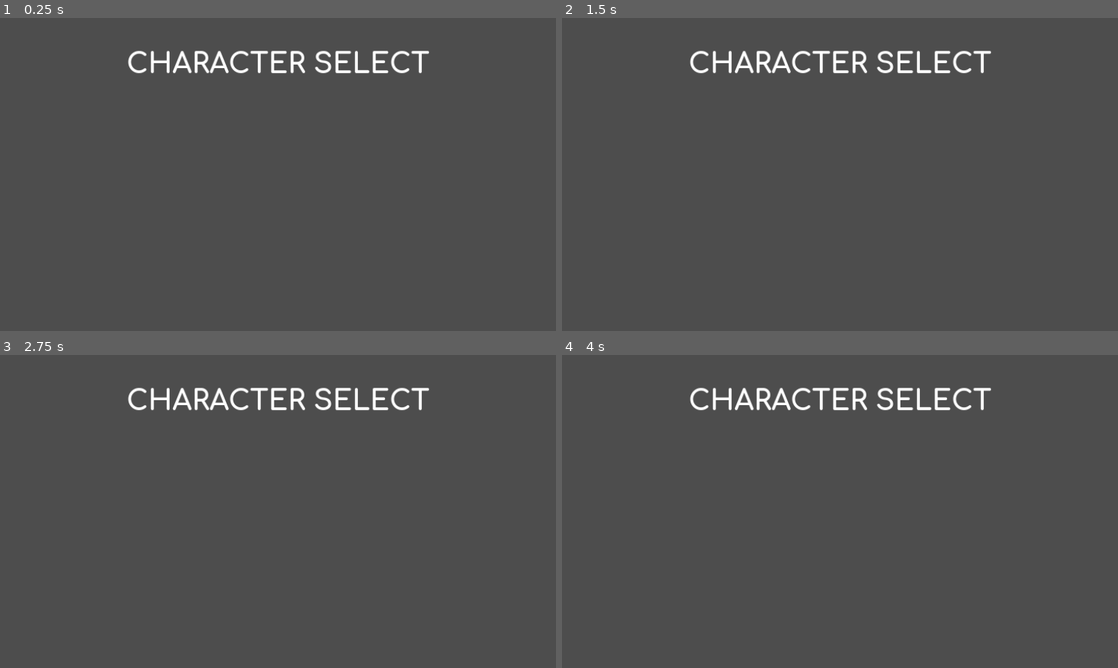
Above: before the commit, frames 1-4 (two rows, left to right).
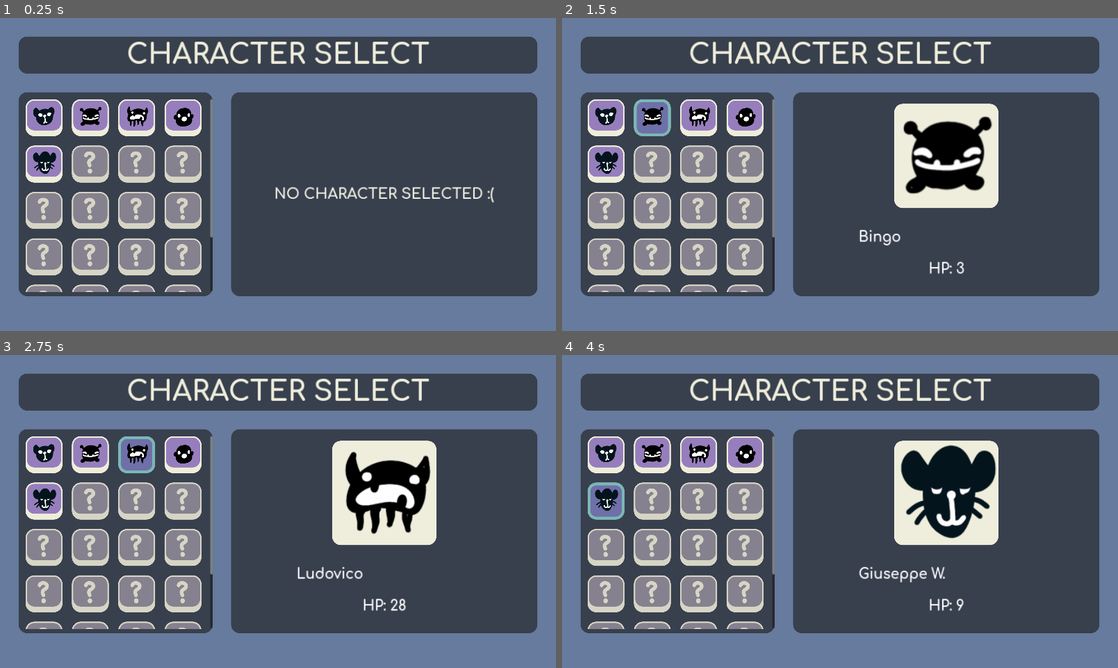
Above: after the commit, the same moments.

Repository: joancardonasa/godot-character-select
Game: Godot game, scene res://src/character_select.tscn
The game is run twice, just before and just after one commit, with the same random seed, the same clock (stepped at 60 frames per second) and the same inputs. Before the commit the project has no main scene; this scene is started directly in both runs.
Inputs (mouse positions are in pixels of both pictures, inside the frame that each line leads up to):
- Up to frame 1 (0.25 s): no input
- Up to frame 2 (1.5 s): click (606, 118) at 0.52 s; click (650, 118) at 1.27 s
- Up to frame 3 (2.75 s): click (139, 455) at 2.02 s
- Up to frame 4 (4 s): click (745, 455) at 2.77 s; click (606, 502) at 3.52 s

The runs differ from the first frame. In frame 1, 47% of the frame differs, in the area x 0-100%, y 0-100%; in frame 2, 52%; in frame 3, 52%; in frame 4, 52%.

Commit message:
Finish implementing character select

Diff:
--- a/project.godot
+++ b/project.godot
@@ -11,8 +11,13 @@
 [application]
 
 config/name="CharacterSelect"
+run/main_scene="res://src/character_select.tscn"
 config/features=PackedStringArray("4.1", "GL Compatibility")
 config/icon="res://icon.svg"
+
+[autoload]
+
+Events="*res://src/events.gd"
 
 [display]
 
--- /dev/null
+++ b/src/UI/project_theme.tres
@@ -0,0 +1,57 @@
+[gd_resource type="Theme" load_steps=6 format=3 uid="uid://ditwlu22bcn54"]
+
+[sub_resource type="StyleBoxFlat" id="StyleBoxFlat_rc21i"]
+bg_color = Color(0.52549, 0.505882, 0.560784, 1)
+border_width_left = 5
+border_width_top = 5
+border_width_right = 5
+border_width_bottom = 20
+border_color = Color(0.839216, 0.835294, 0.772549, 1)
+corner_radius_top_left = 30
+corner_radius_top_right = 30
+corner_radius_bottom_right = 30
+corner_radius_bottom_left = 30
+
+[sub_resource type="StyleBoxEmpty" id="StyleBoxEmpty_mdf80"]
+
+[sub_resource type="StyleBoxFlat" id="StyleBoxFlat_o20kk"]
+bg_color = Color(0.760784, 0.698039, 0.870588, 1)
+border_width_left = 5
+border_width_top = 5
+border_width_right = 5
+border_width_bottom = 20
+corner_radius_top_left = 30
+corner_radius_top_right = 30
+corner_radius_bottom_right = 30
+corner_radius_bottom_left = 30
+
+[sub_resource type="StyleBoxFlat" id="StyleBoxFlat_me20d"]
+bg_color = Color(0.588235, 0.494118, 0.741176, 1)
+border_width_left = 5
+border_width_top = 5
+border_width_right = 5
+border_width_bottom = 20
+border_color = Color(0.933333, 0.929412, 0.854902, 1)
+corner_radius_top_left = 30
+corner_radius_top_right = 30
+corner_radius_bottom_right = 30
+corner_radius_bottom_left = 30
+
+[sub_resource type="StyleBoxFlat" id="StyleBoxFlat_25r76"]
+bg_color = Color(0.434118, 0.435153, 0.661632, 1)
+border_width_left = 10
+border_width_top = 10
+border_width_right = 10
+border_width_bottom = 10
+border_color = Color(0.482353, 0.717647, 0.705882, 1)
+corner_radius_top_left = 30
+corner_radius_top_right = 30
+corner_radius_bottom_right = 30
+corner_radius_bottom_left = 30
+
+[resource]
+Button/styles/disabled = SubResource("StyleBoxFlat_rc21i")
+Button/styles/focus = SubResource("StyleBoxEmpty_mdf80")
+Button/styles/hover = SubResource("StyleBoxFlat_o20kk")
+Button/styles/normal = SubResource("StyleBoxFlat_me20d")
+Button/styles/pressed = SubResource("StyleBoxFlat_25r76")
--- /dev/null
+++ b/src/character_button.gd
@@ -0,0 +1,22 @@
+extends Button
+class_name CharacterButton
+
+@export var character_profile: CharacterProfile
+
+@onready var character_icon: TextureRect = $CharacterIcon
+
+
+func _ready():
+    if !character_profile:
+        disabled = true
+        character_icon.self_modulate = Color("d6d5c5")
+        return
+    self.toggled.connect(_on_toggle)
+
+    character_icon.self_modulate = Color.WHITE
+    character_icon.texture = character_profile.character_portrait
+
+
+func _on_toggle(pressed: bool):
+    if pressed:
+        Events.selected_character.emit(character_profile)
--- /dev/null
+++ b/src/character_button.tscn
@@ -0,0 +1,30 @@
+[gd_scene load_steps=4 format=3 uid="uid://d1rqss1oma3yj"]
+
+[ext_resource type="Theme" uid="uid://ditwlu22bcn54" path="res://src/UI/project_theme.tres" id="1_w3qye"]
+[ext_resource type="Script" path="res://src/character_button.gd" id="2_w2c76"]
+[ext_resource type="Texture2D" uid="uid://c3rvyihhpjvdd" path="res://assets/characters/locked.png" id="3_gdreg"]
+
+[node name="CharacterButton" type="Button"]
+custom_minimum_size = Vector2(128, 128)
+offset_right = 64.0
+offset_bottom = 64.0
+theme = ExtResource("1_w3qye")
+toggle_mode = true
+script = ExtResource("2_w2c76")
+
+[node name="CharacterIcon" type="TextureRect" parent="."]
+layout_mode = 1
+anchors_preset = 8
+anchor_left = 0.5
+anchor_top = 0.5
+anchor_right = 0.5
+anchor_bottom = 0.5
+offset_left = -48.0
+offset_top = -48.0
+offset_right = 48.0
+offset_bottom = 40.0
+grow_horizontal = 2
+grow_vertical = 2
+texture = ExtResource("3_gdreg")
+expand_mode = 3
+stretch_mode = 5
--- /dev/null
+++ b/src/character_profiles/anthony.tres
@@ -0,0 +1,10 @@
+[gd_resource type="Resource" script_class="CharacterProfile" load_steps=3 format=3 uid="uid://cr4kblg4uchpr"]
+
+[ext_resource type="Script" path="res://src/character_profiles/character_profile.gd" id="1_baotb"]
+[ext_resource type="Texture2D" uid="uid://b0me1crcslsop" path="res://assets/characters/char1.png" id="1_jlsft"]
+
+[resource]
+script = ExtResource("1_baotb")
+character_name = "Anthony"
+character_portrait = ExtResource("1_jlsft")
+character_hp = 6
--- /dev/null
+++ b/src/character_profiles/bingo.tres
@@ -0,0 +1,10 @@
+[gd_resource type="Resource" script_class="CharacterProfile" load_steps=3 format=3 uid="uid://dqs0pwxgpmqk6"]
+
+[ext_resource type="Script" path="res://src/character_profiles/character_profile.gd" id="1_0kn86"]
+[ext_resource type="Texture2D" uid="uid://bjc4iwoa7sc1t" path="res://assets/characters/char5.png" id="1_vpslo"]
+
+[resource]
+script = ExtResource("1_0kn86")
+character_name = "Bingo"
+character_portrait = ExtResource("1_vpslo")
+character_hp = 3
--- /dev/null
+++ b/src/character_profiles/chad.tres
@@ -0,0 +1,10 @@
+[gd_resource type="Resource" script_class="CharacterProfile" load_steps=3 format=3 uid="uid://cw4wptbgds4mq"]
+
+[ext_resource type="Script" path="res://src/character_profiles/character_profile.gd" id="1_oj7ej"]
+[ext_resource type="Texture2D" uid="uid://bgt1top28y2nf" path="res://assets/characters/char6.png" id="1_q8b21"]
+
+[resource]
+script = ExtResource("1_oj7ej")
+character_name = "Chad"
+character_portrait = ExtResource("1_q8b21")
+character_hp = 4
--- /dev/null
+++ b/src/character_profiles/character_profile.gd
@@ -0,0 +1,6 @@
+extends Resource
+class_name CharacterProfile
+
+@export var character_name: String
+@export var character_portrait: Texture
+@export var character_hp: int
--- /dev/null
+++ b/src/character_profiles/ludovico.tres
@@ -0,0 +1,10 @@
+[gd_resource type="Resource" script_class="CharacterProfile" load_steps=3 format=3 uid="uid://diuy45gwfirr8"]
+
+[ext_resource type="Script" path="res://src/character_profiles/character_profile.gd" id="1_buidt"]
+[ext_resource type="Texture2D" uid="uid://dqd3q2yw7jla1" path="res://assets/characters/char4.png" id="1_uvxgv"]
+
+[resource]
+script = ExtResource("1_buidt")
+character_name = "Ludovico"
+character_portrait = ExtResource("1_uvxgv")
+character_hp = 28
--- /dev/null
+++ b/src/character_profiles/samuel.tres
@@ -0,0 +1,10 @@
+[gd_resource type="Resource" script_class="CharacterProfile" load_steps=3 format=3 uid="uid://h2vyujn1x27c"]
+
+[ext_resource type="Texture2D" uid="uid://b4rn5mfcy56kb" path="res://assets/characters/char2.png" id="1_by6n3"]
+[ext_resource type="Script" path="res://src/character_profiles/character_profile.gd" id="1_j5f32"]
+
+[resource]
+script = ExtResource("1_j5f32")
+character_name = "Giuseppe W."
+character_portrait = ExtResource("1_by6n3")
+character_hp = 9
--- /dev/null
+++ b/src/character_select.gd
@@ -0,0 +1,35 @@
+class_name CharacterSelect extends Node
+
+@onready var no_character_selected_label: Label = %NoCharacterSelectedLabel
+
+@onready var character_profile_info: Control = %CharacterProfileInfo
+@onready var character_portrait: TextureRect = %CharacterPortrait
+@onready var hp_label: Label = %HPLabel
+@onready var name_label: Label = %NameLabel
+
+@onready var character_buttons: Array = %ButtonGridContainer.get_children()
+
+func _ready():
+    Events.selected_character.connect(_on_events_selected_character)
+
+    var button_group: ButtonGroup = ButtonGroup.new()
+    button_group.allow_unpress = true
+
+    for char_button in character_buttons:
+        char_button.button_group = button_group
+
+    no_character_selected_label.visible = true
+    character_profile_info.visible = false
+
+
+func _on_events_selected_character(character_profile: CharacterProfile):
+    if !character_profile:
+        return
+
+    no_character_selected_label.visible = false
+
+    name_label.text = character_profile.character_name
+    hp_label.text = "HP: " + str(character_profile.character_hp)
+    character_portrait.texture = character_profile.character_portrait
+
+    character_profile_info.visible = true
--- a/src/character_select.tscn
+++ b/src/character_select.tscn
@@ -1,12 +1,45 @@
-[gd_scene load_steps=3 format=3 uid="uid://cv6j1evvcaeyt"]
+[gd_scene load_steps=15 format=3 uid="uid://cv6j1evvcaeyt"]
 
 [ext_resource type="FontFile" uid="uid://cqd674bbs15wv" path="res://assets/fonts/Comfortaa/static/Comfortaa-Bold.ttf" id="1_sg7pt"]
+[ext_resource type="Script" path="res://src/character_select.gd" id="1_td1hr"]
+[ext_resource type="PackedScene" uid="uid://d1rqss1oma3yj" path="res://src/character_button.tscn" id="2_obwq3"]
+[ext_resource type="Resource" uid="uid://cr4kblg4uchpr" path="res://src/character_profiles/anthony.tres" id="4_ns12o"]
+[ext_resource type="Resource" uid="uid://dqs0pwxgpmqk6" path="res://src/character_profiles/bingo.tres" id="5_mrpql"]
+[ext_resource type="Resource" uid="uid://diuy45gwfirr8" path="res://src/character_profiles/ludovico.tres" id="6_rfgp7"]
+[ext_resource type="Resource" uid="uid://cw4wptbgds4mq" path="res://src/character_profiles/chad.tres" id="7_tsr57"]
+[ext_resource type="Resource" uid="uid://h2vyujn1x27c" path="res://src/character_profiles/samuel.tres" id="8_ush0m"]
+[ext_resource type="Texture2D" uid="uid://dp26386lsvver" path="res://assets/characters/char7.png" id="9_m5e46"]
 
 [sub_resource type="LabelSettings" id="LabelSettings_ct76c"]
 font = ExtResource("1_sg7pt")
 font_size = 96
+font_color = Color(0.933333, 0.929412, 0.854902, 1)
+
+[sub_resource type="StyleBoxFlat" id="StyleBoxFlat_o5dot"]
+bg_color = Color(0.219608, 0.25098, 0.305882, 1)
+corner_radius_top_left = 30
+corner_radius_top_right = 30
+corner_radius_bottom_right = 30
+corner_radius_bottom_left = 30
+
+[sub_resource type="LabelSettings" id="LabelSettings_vgwcx"]
+font = ExtResource("1_sg7pt")
+font_size = 50
+font_color = Color(0.94902, 0.945098, 0.890196, 1)
+
+[sub_resource type="StyleBoxFlat" id="StyleBoxFlat_nudh8"]
+bg_color = Color(0.937255, 0.933333, 0.866667, 1)
+corner_radius_top_left = 30
+corner_radius_top_right = 30
+corner_radius_bottom_right = 30
+corner_radius_bottom_left = 30
+
+[sub_resource type="LabelSettings" id="LabelSettings_5j6y0"]
+font = ExtResource("1_sg7pt")
+font_size = 48
 
 [node name="CharacterSelect" type="Node"]
+script = ExtResource("1_td1hr")
 
 [node name="CanvasLayer" type="CanvasLayer" parent="."]
 
@@ -19,22 +52,257 @@
 grow_vertical = 2
 
 [node name="Background" type="ColorRect" parent="CanvasLayer/Control"]
-visible = false
-layout_mode = 1
-anchors_preset = 15
-anchor_right = 1.0
-anchor_bottom = 1.0
-grow_horizontal = 2
-grow_vertical = 2
+layout_mode = 1
+anchors_preset = 15
+anchor_right = 1.0
+anchor_bottom = 1.0
+grow_horizontal = 2
+grow_vertical = 2
+color = Color(0.4, 0.482353, 0.615686, 1)
 
 [node name="TitleLabel" type="Label" parent="CanvasLayer/Control"]
 layout_mode = 1
 anchors_preset = 10
 anchor_right = 1.0
 offset_top = 64.0
-offset_bottom = 256.0
+offset_bottom = 192.0
 grow_horizontal = 2
 text = "CHARACTER SELECT"
 label_settings = SubResource("LabelSettings_ct76c")
 horizontal_alignment = 1
 vertical_alignment = 1
+
+[node name="Panel" type="Panel" parent="CanvasLayer/Control/TitleLabel"]
+show_behind_parent = true
+layout_mode = 1
+anchors_preset = 15
+anchor_right = 1.0
+anchor_bottom = 1.0
+offset_left = 64.0
+offset_right = -64.0
+grow_horizontal = 2
+grow_vertical = 2
+theme_override_styles/panel = SubResource("StyleBoxFlat_o5dot")
+
+[node name="HBoxContainer" type="HBoxContainer" parent="CanvasLayer/Control"]
+layout_mode = 1
+anchors_preset = 14
+anchor_top = 0.5
+anchor_right = 1.0
+anchor_bottom = 0.5
+offset_left = 64.0
+offset_top = -284.0
+offset_right = -64.0
+offset_bottom = 420.0
+grow_horizontal = 2
+grow_vertical = 2
+theme_override_constants/separation = 64
+alignment = 1
+
+[node name="CharacterGrid" type="Control" parent="CanvasLayer/Control/HBoxContainer"]
+custom_minimum_size = Vector2(670, 700)
+layout_mode = 2
+size_flags_horizontal = 0
+
+[node name="Panel" type="Panel" parent="CanvasLayer/Control/HBoxContainer/CharacterGrid"]
+layout_mode = 1
+anchors_preset = 15
+anchor_right = 1.0
+anchor_bottom = 1.0
+grow_horizontal = 2
+grow_vertical = 2
+theme_override_styles/panel = SubResource("StyleBoxFlat_o5dot")
+
+[node name="ScrollContainer" type="ScrollContainer" parent="CanvasLayer/Control/HBoxContainer/CharacterGrid"]
+layout_mode = 1
+anchors_preset = 15
+anchor_right = 1.0
+anchor_bottom = 1.0
+offset_left = 24.0
+offset_top = 24.0
+offset_bottom = -16.0
+grow_horizontal = 2
+grow_vertical = 2
+
+[node name="ButtonGridContainer" type="GridContainer" parent="CanvasLayer/Control/HBoxContainer/CharacterGrid/ScrollContainer"]
+unique_name_in_owner = true
+layout_mode = 2
+theme_override_constants/h_separation = 32
+theme_override_constants/v_separation = 32
+columns = 4
+
+[node name="CharacterButton" parent="CanvasLayer/Control/HBoxContainer/CharacterGrid/ScrollContainer/ButtonGridContainer" instance=ExtResource("2_obwq3")]
+layout_mode = 2
+character_profile = ExtResource("4_ns12o")
+
+[node name="CharacterButton2" parent="CanvasLayer/Control/HBoxContainer/CharacterGrid/ScrollContainer/ButtonGridContainer" instance=ExtResource("2_obwq3")]
+layout_mode = 2
+character_profile = ExtResource("5_mrpql")
+
+[node name="CharacterButton3" parent="CanvasLayer/Control/HBoxContainer/CharacterGrid/ScrollContainer/ButtonGridContainer" instance=ExtResource("2_obwq3")]
+layout_mode = 2
+character_profile = ExtResource("6_rfgp7")
+
+[node name="CharacterButton4" parent="CanvasLayer/Control/HBoxContainer/CharacterGrid/ScrollContainer/ButtonGridContainer" instance=ExtResource("2_obwq3")]
+layout_mode = 2
+character_profile = ExtResource("7_tsr57")
+
+[node name="CharacterButton5" parent="CanvasLayer/Control/HBoxContainer/CharacterGrid/ScrollContainer/ButtonGridContainer" instance=ExtResource("2_obwq3")]
+layout_mode = 2
+character_profile = ExtResource("8_ush0m")
+
+[node name="CharacterButton6" parent="CanvasLayer/Control/HBoxContainer/CharacterGrid/ScrollContainer/ButtonGridContainer" instance=ExtResource("2_obwq3")]
+layout_mode = 2
+
+[node name="CharacterButton7" parent="CanvasLayer/Control/HBoxContainer/CharacterGrid/ScrollContainer/ButtonGridContainer" instance=ExtResource("2_obwq3")]
+layout_mode = 2
+
+[node name="CharacterButton8" parent="CanvasLayer/Control/HBoxContainer/CharacterGrid/ScrollContainer/ButtonGridContainer" instance=ExtResource("2_obwq3")]
+layout_mode = 2
+
+[node name="CharacterButton9" parent="CanvasLayer/Control/HBoxContainer/CharacterGrid/ScrollContainer/ButtonGridContainer" instance=ExtResource("2_obwq3")]
+layout_mode = 2
+
+[node name="CharacterButton10" parent="CanvasLayer/Control/HBoxContainer/CharacterGrid/ScrollContainer/ButtonGridContainer" instance=ExtResource("2_obwq3")]
+layout_mode = 2
+
+[node name="CharacterButton11" parent="CanvasLayer/Control/HBoxContainer/CharacterGrid/ScrollContainer/ButtonGridContainer" instance=ExtResource("2_obwq3")]
+layout_mode = 2
+
+[node name="CharacterButton12" parent="CanvasLayer/Control/HBoxContainer/CharacterGrid/ScrollContainer/ButtonGridContainer" instance=ExtResource("2_obwq3")]
+layout_mode = 2
+
+[node name="CharacterButton13" parent="CanvasLayer/Control/HBoxContainer/CharacterGrid/ScrollContainer/ButtonGridContainer" instance=ExtResource("2_obwq3")]
+layout_mode = 2
+
+[node name="CharacterButton14" parent="CanvasLayer/Control/HBoxContainer/CharacterGrid/ScrollContainer/ButtonGridContainer" instance=ExtResource("2_obwq3")]
+layout_mode = 2
+
+[node name="CharacterButton15" parent="CanvasLayer/Control/HBoxContainer/CharacterGrid/ScrollContainer/ButtonGridContainer" instance=ExtResource("2_obwq3")]
+layout_mode = 2
+
+[node name="CharacterButton16" parent="CanvasLayer/Control/HBoxContainer/CharacterGrid/ScrollContainer/ButtonGridContainer" instance=ExtResource("2_obwq3")]
+layout_mode = 2
+
+[node name="CharacterButton17" parent="CanvasLayer/Control/HBoxContainer/CharacterGrid/ScrollContainer/ButtonGridContainer" instance=ExtResource("2_obwq3")]
+layout_mode = 2
+
+[node name="CharacterButton18" parent="CanvasLayer/Control/HBoxContainer/CharacterGrid/ScrollContainer/ButtonGridContainer" instance=ExtResource("2_obwq3")]
+layout_mode = 2
+
+[node name="CharacterButton19" parent="CanvasLayer/Control/HBoxContainer/CharacterGrid/ScrollContainer/ButtonGridContainer" instance=ExtResource("2_obwq3")]
+layout_mode = 2
+
+[node name="CharacterButton20" parent="CanvasLayer/Control/HBoxContainer/CharacterGrid/ScrollContainer/ButtonGridContainer" instance=ExtResource("2_obwq3")]
+layout_mode = 2
+
+[node name="CharacterButton21" parent="CanvasLayer/Control/HBoxContainer/CharacterGrid/ScrollContainer/ButtonGridContainer" instance=ExtResource("2_obwq3")]
+layout_mode = 2
+
+[node name="CharacterButton22" parent="CanvasLayer/Control/HBoxContainer/CharacterGrid/ScrollContainer/ButtonGridContainer" instance=ExtResource("2_obwq3")]
+layout_mode = 2
+
+[node name="CharacterButton23" parent="CanvasLayer/Control/HBoxContainer/CharacterGrid/ScrollContainer/ButtonGridContainer" instance=ExtResource("2_obwq3")]
+layout_mode = 2
+
+[node name="CharacterButton24" parent="CanvasLayer/Control/HBoxContainer/CharacterGrid/ScrollContainer/ButtonGridContainer" instance=ExtResource("2_obwq3")]
+layout_mode = 2
+
+[node name="CharacterPreview" type="Control" parent="CanvasLayer/Control/HBoxContainer"]
+unique_name_in_owner = true
+custom_minimum_size = Vector2(800, 700)
+layout_mode = 2
+size_flags_horizontal = 3
+
+[node name="Panel" type="Panel" parent="CanvasLayer/Control/HBoxContainer/CharacterPreview"]
+layout_mode = 1
+anchors_preset = 15
+anchor_right = 1.0
+anchor_bottom = 1.0
+grow_horizontal = 2
+grow_vertical = 2
+theme_override_styles/panel = SubResource("StyleBoxFlat_o5dot")
+
+[node name="NoCharacterSelectedLabel" type="Label" parent="CanvasLayer/Control/HBoxContainer/CharacterPreview"]
+unique_name_in_owner = true
+layout_mode = 1
+anchors_preset = 14
+anchor_top = 0.5
+anchor_right = 1.0
+anchor_bottom = 0.5
+offset_left = -200.0
+offset_top = -55.5
+offset_right = 200.0
+offset_bottom = 55.5
+grow_horizontal = 2
+grow_vertical = 2
+text = "NO CHARACTER SELECTED :("
+label_settings = SubResource("LabelSettings_vgwcx")
+horizontal_alignment = 1
+vertical_alignment = 1
+
+[node name="CharacterProfileInfo" type="Control" parent="CanvasLayer/Control/HBoxContainer/CharacterPreview"]
+unique_name_in_owner = true
+layout_mode = 1
+anchors_preset = 15
+anchor_right = 1.0
+anchor_bottom = 1.0
+grow_horizontal = 2
+grow_vertical = 2
+
+[node name="CharacterPortrait" type="TextureRect" parent="CanvasLayer/Control/HBoxContainer/CharacterPreview/CharacterProfileInfo"]
+unique_name_in_owner = true
+custom_minimum_size = Vector2(360, 360)
+layout_mode = 1
+anchors_preset = 5
+anchor_left = 0.5
+anchor_right = 0.5
+offset_left = -180.0
+offset_top = 40.0
+offset_right = 180.0
+offset_bottom = 400.0
+grow_horizontal = 2
+texture = ExtResource("9_m5e46")
+expand_mode = 3
+stretch_mode = 5
+
+[node name="Panel" type="Panel" parent="CanvasLayer/Control/HBoxContainer/CharacterPreview/CharacterProfileInfo/CharacterPortrait"]
+show_behind_parent = true
+layout_mode = 1
+anchors_preset = 15
+anchor_right = 1.0
+anchor_bottom = 1.0
+grow_horizontal = 2
+grow_vertical = 2
+theme_override_styles/panel = SubResource("StyleBoxFlat_nudh8")
+
+[node name="VBoxContainer" type="VBoxContainer" parent="CanvasLayer/Control/HBoxContainer/CharacterPreview/CharacterProfileInfo"]
+layout_mode = 1
+anchors_preset = 7
+anchor_left = 0.5
+anchor_top = 1.0
+anchor_right = 0.5
+anchor_bottom = 1.0
+offset_left = -303.0
+offset_top = -256.0
+offset_right = 305.0
+offset_bottom = -40.0
+grow_horizontal = 2
+grow_vertical = 0
+
+[node name="NameLabel" type="Label" parent="CanvasLayer/Control/HBoxContainer/CharacterPreview/CharacterProfileInfo/VBoxContainer"]
+unique_name_in_owner = true
+layout_mode = 2
+size_flags_vertical = 6
+text = "Name"
+label_settings = SubResource("LabelSettings_5j6y0")
+vertical_alignment = 1
+
+[node name="HPLabel" type="Label" parent="CanvasLayer/Control/HBoxContainer/CharacterPreview/CharacterProfileInfo/VBoxContainer"]
+unique_name_in_owner = true
+layout_mode = 2
+size_flags_vertical = 6
+text = "HP: 3"
+label_settings = SubResource("LabelSettings_5j6y0")
+horizontal_alignment = 1
+vertical_alignment = 1
--- /dev/null
+++ b/src/events.gd
@@ -0,0 +1,3 @@
+extends Node
+
+signal selected_character(character_profile: CharacterProfile)
Binary file added: assets/characters/char1.png
Not shown, added: assets/characters/char1.png.import
Binary file added: assets/characters/char2.png
Not shown, added: assets/characters/char2.png.import
Binary file added: assets/characters/char3.png
Not shown, added: assets/characters/char3.png.import
Binary file added: assets/characters/char4.png
Not shown, added: assets/characters/char4.png.import
Binary file added: assets/characters/char5.png
Not shown, added: assets/characters/char5.png.import
Binary file added: assets/characters/char6.png
Not shown, added: assets/characters/char6.png.import
(and 4 more such lines)
